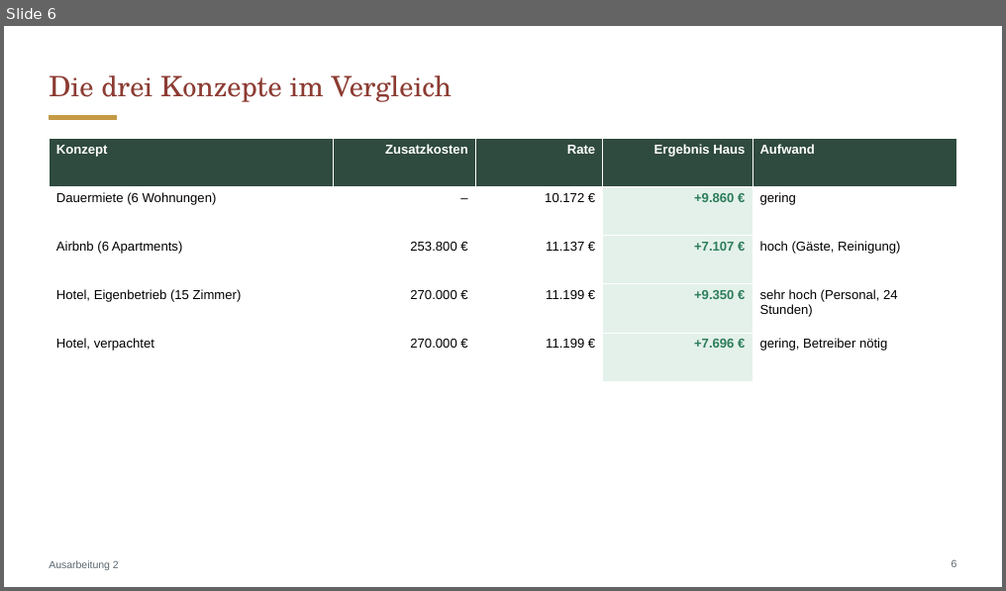
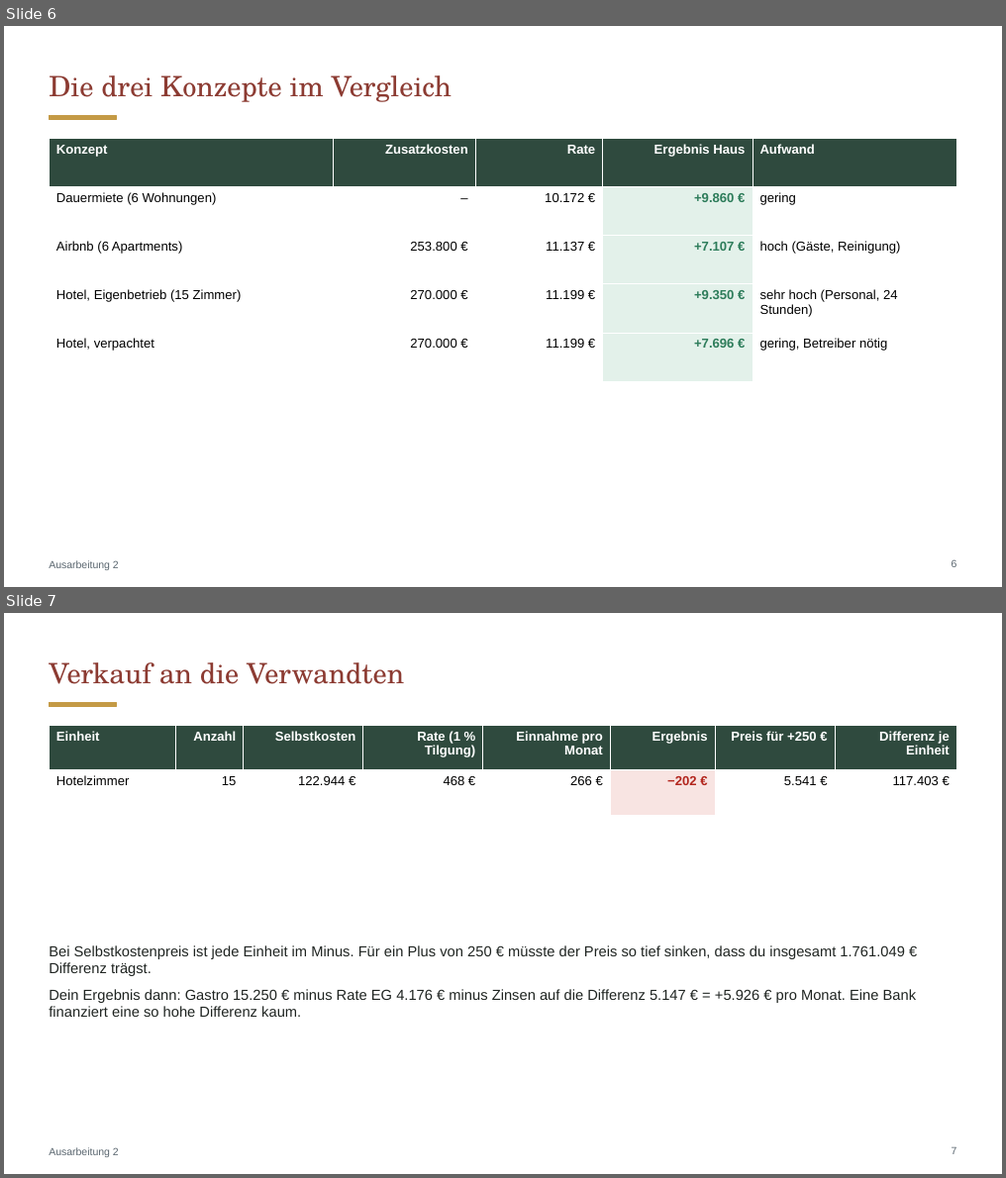
Before and after one commit to CartoonUsername/bau-projekt, a slide deck: praesentation/Neue-Mitte-Werlte_Baufeld3_Hotel-und-Gastro.pptx. Shown one above the other, each under a label of ours: slide 6 before the commit, slides 6 and 7 after it. The pictures are 1006x591 and 1006x1178 pixels, drawn with LibreOffice and Linux fonts; fonts in the diff are those of the drawing. Boxes give left, top, right and bottom in pixels: in the first picture for what was removed or moved away, otherwise in the second. Text is boxed around its words. In the diff, an @@ line names an element or a change of style, - is before the commit and + after.

```diff
--- a/praesentation/Neue-Mitte-Werlte_Baufeld3_Hotel-und-Gastro.pptx
+++ b/praesentation/Neue-Mitte-Werlte_Baufeld3_Hotel-und-Gastro.pptx
@@ slide 7 added at (4, 613, 1002, 1174), background #FFFFFF; not listed: 1 template element that a slide beside it also shows @@
@@ title added at (49, 663, 404, 684), 27 pt, text #8C3B32 @@
+Verkauf an die Verwandten
@@ table added at (49, 725, 957, 800), 2 rows, 8 columns @@
+Einheit | Anzahl | Selbstkosten | Rate (1 % Tilgung) | Einnahme pro Monat | Ergebnis | Preis für +250 € | Differenz je Einheit
+Hotelzimmer | 15 | 122.944 € | 468 € | 266 € | −202 € | 5.541 € | 117.403 €
@@ text added at (49, 946, 917, 1017), 14 pt, text #1F2421 @@
+Bei Selbstkostenpreis ist jede Einheit im Minus. Für ein Plus von 250 € müsste der Preis so tief sinken, dass du insgesamt 1.761.049 € Differenz trägst.
+Dein Ergebnis dann: Gastro 15.250 € minus Rate EG 4.176 € minus Zinsen auf die Differenz 5.147 € = +5.926 € pro Monat. Eine Bank finanziert eine so hohe Differenz kaum.
@@ text added at (49, 1148, 119, 1157), 10 pt, text #5B6770 @@
+Ausarbeitung 2
@@ page number added at (951, 1148, 957, 1155), 10 pt, text #5B6770 @@
+7
```
Also in this commit, not shown: 3 other files.
